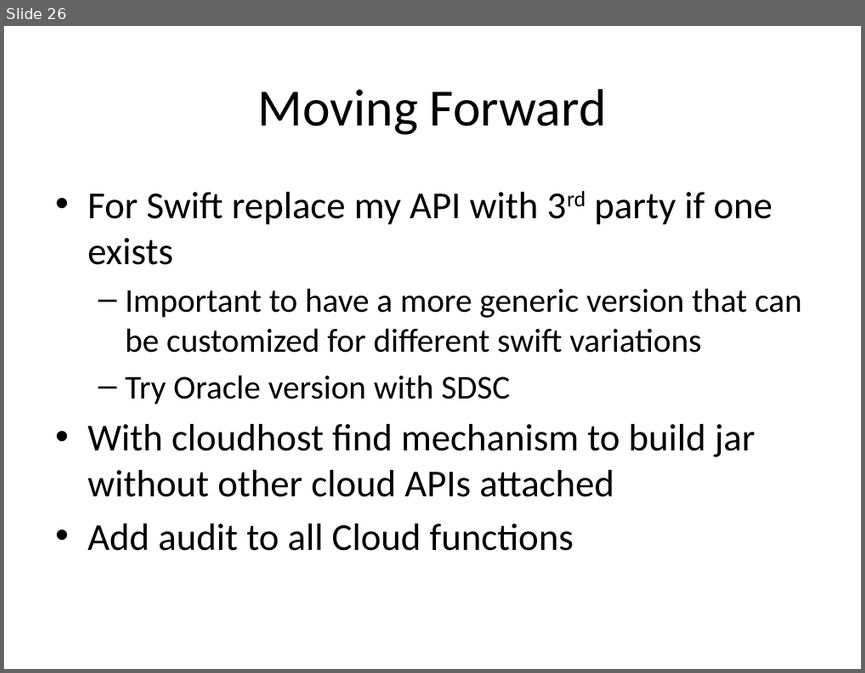
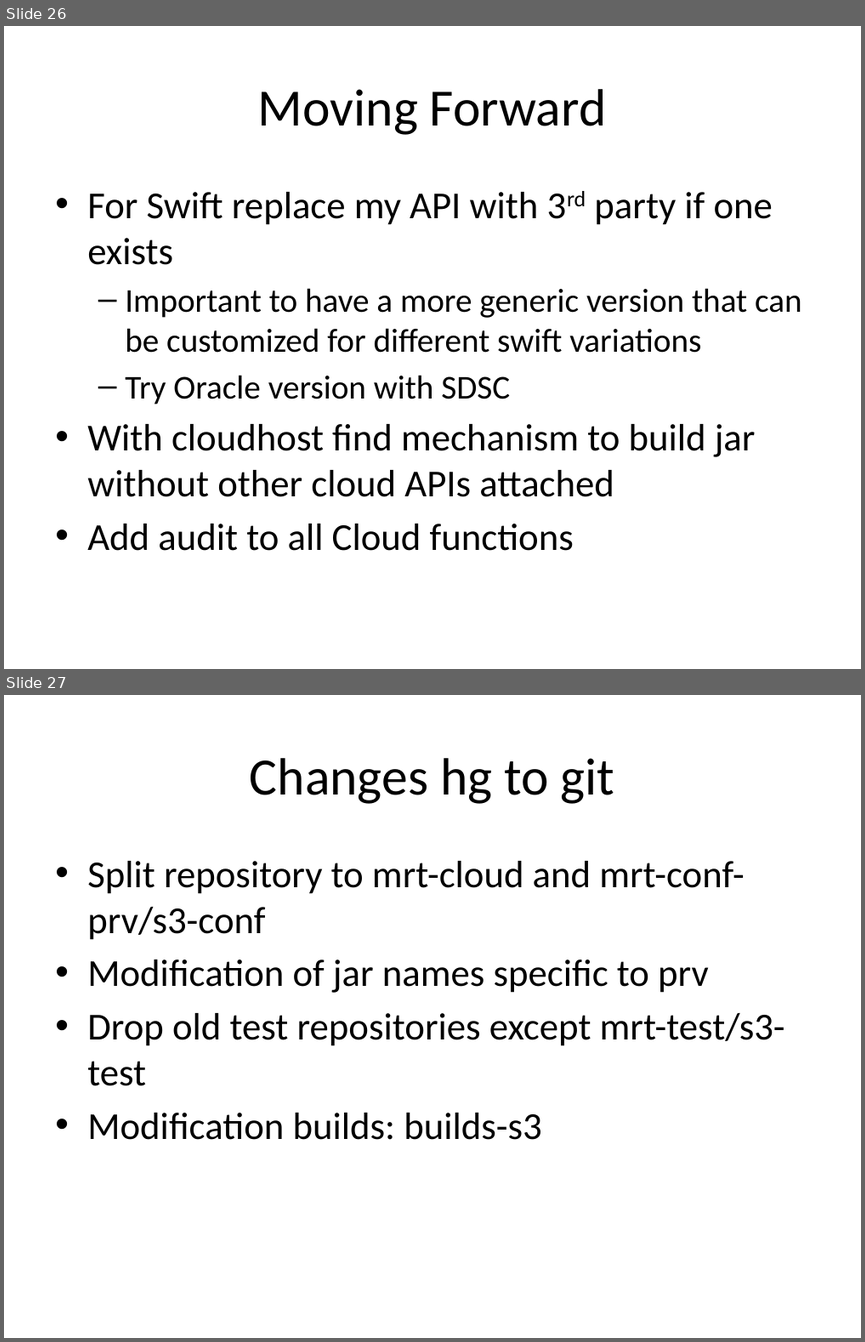
Before and after one commit to CDLUC3/mrt-cloud, a slide deck: doc/MerrittCloud API.pptx. Shown one above the other, each under a label of ours: slide 26 before the commit, slides 26 and 27 after it. The pictures are 865x673 and 865x1342 pixels, drawn with LibreOffice and Linux fonts; fonts in the diff are those of the drawing. Boxes give left, top, right and bottom in pixels: in the first picture for what was removed or moved away, otherwise in the second. Text is boxed around its words. In the diff, an @@ line names an element or a change of style, - is before the commit and + after.

Commit message:
update doc

```diff
--- a/doc/MerrittCloud API.pptx
+++ b/doc/MerrittCloud API.pptx
@@ slide 27 added at [4,695,861,1338], background #FFFFFF @@
@@ title added at [250,758,615,804], 44 pt, text #000000 @@
+Changes hg to git
@@ text added at [87,861,785,1140], 32 pt, text #000000 @@
+• Split repository to mrt-cloud and mrt-conf-prv/s3-conf
+• Modification of jar names specific to prv
+• Drop old test repositories except mrt-test/s3-test
+• Modification builds: builds-s3
```
